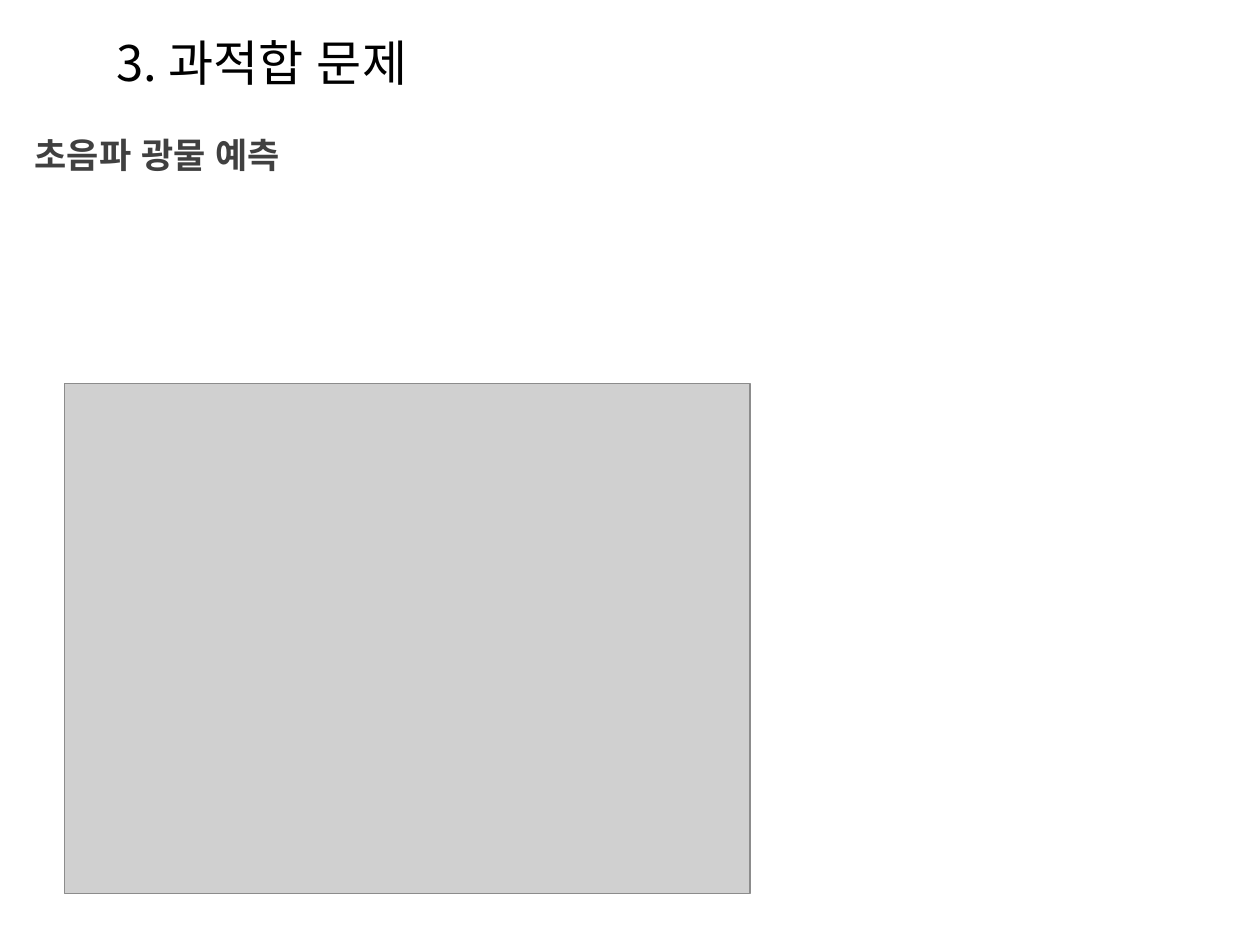
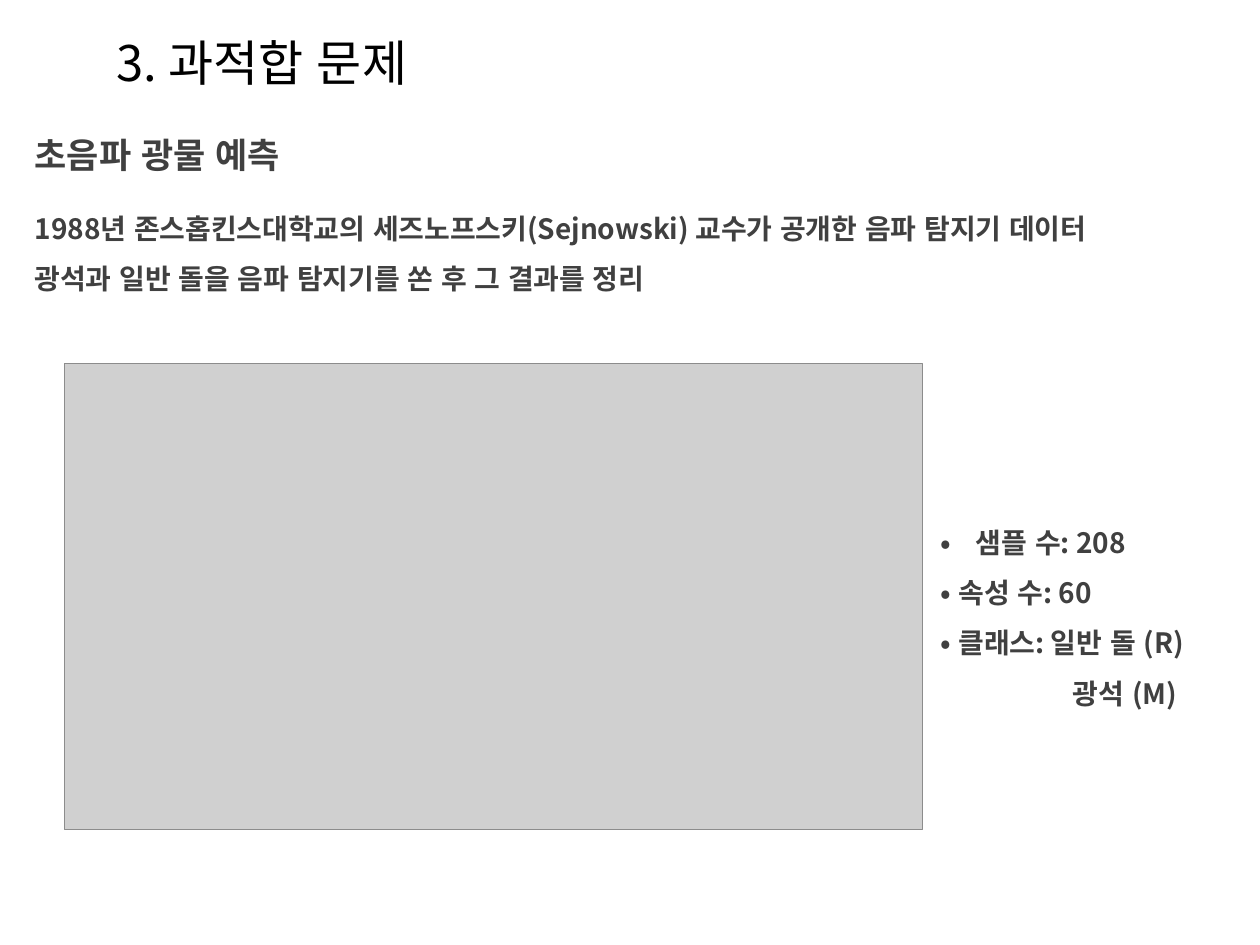
Before and after one commit to Heechul90/Deep_Learning, a slide deck: slide 12 of Study/정리/Deep Learning03.pptx (slide 11 before the commit). Drawn at 1260x945 pixels with LibreOffice and Linux fonts; fonts in the diff are those of the drawing; grey boxes stand for pictures; background and template pictures are left out. Boxes give left, top, right and bottom in pixels: in the first picture for what was removed or moved away, otherwise in the second. Text is boxed around its words. In the diff, an @@ line names an element or a change of style, - is before the commit and + after.

```diff
--- a/Study/정리/Deep Learning03.pptx
+++ b/Study/정리/Deep Learning03.pptx
@@ text added at <box>35,215,1086,292</box>, 16 pt, text #404040, bold @@
+1988년 존스홉킨스대학교의 세즈노프스키(Sejnowski) 교수가 공개한 음파 탐지기 데이터
+광석과 일반 돌을 음파 탐지기를 쏜 후 그 결과를 정리
@@ picture: place and size @@
-picture at <box>64,383,750,893</box>
+picture at <box>64,363,922,829</box>
@@ text added at <box>958,529,1184,710</box>, 16 pt, text #404040, bold @@
+• 샘플 수: 208
+• 속성 수: 60
+• 클래스: 일반 돌 (R)
+광석 (M)
```
Also in this commit, not shown: 1 slide added, 2 other files.
